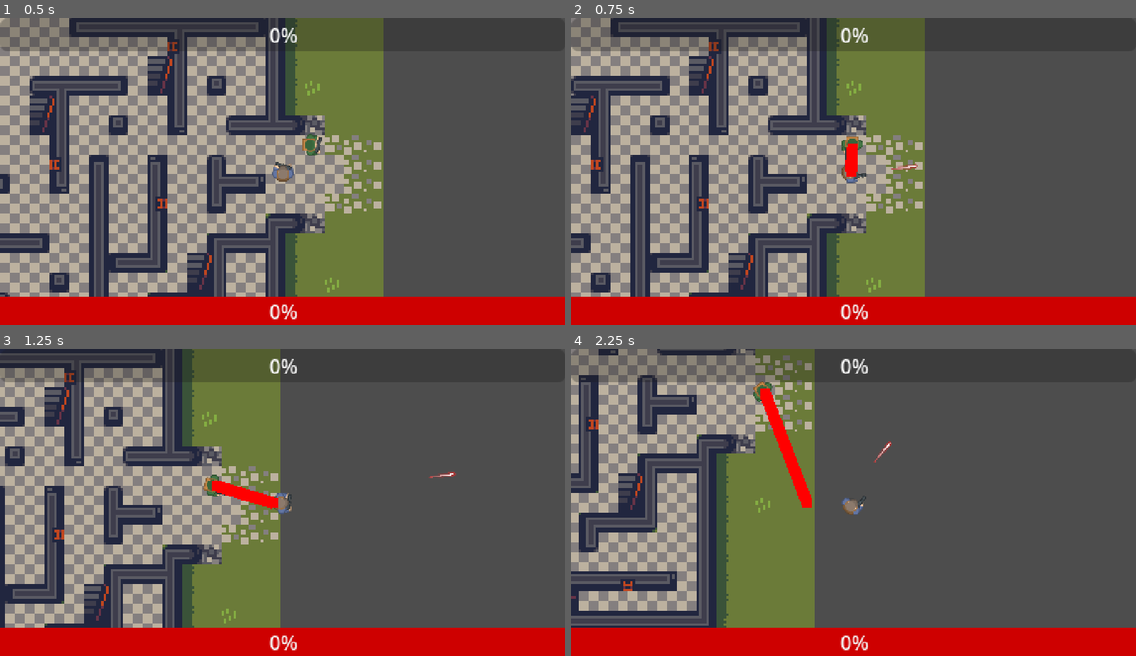
Above: before the commit, frames 1-4 (two rows, left to right).
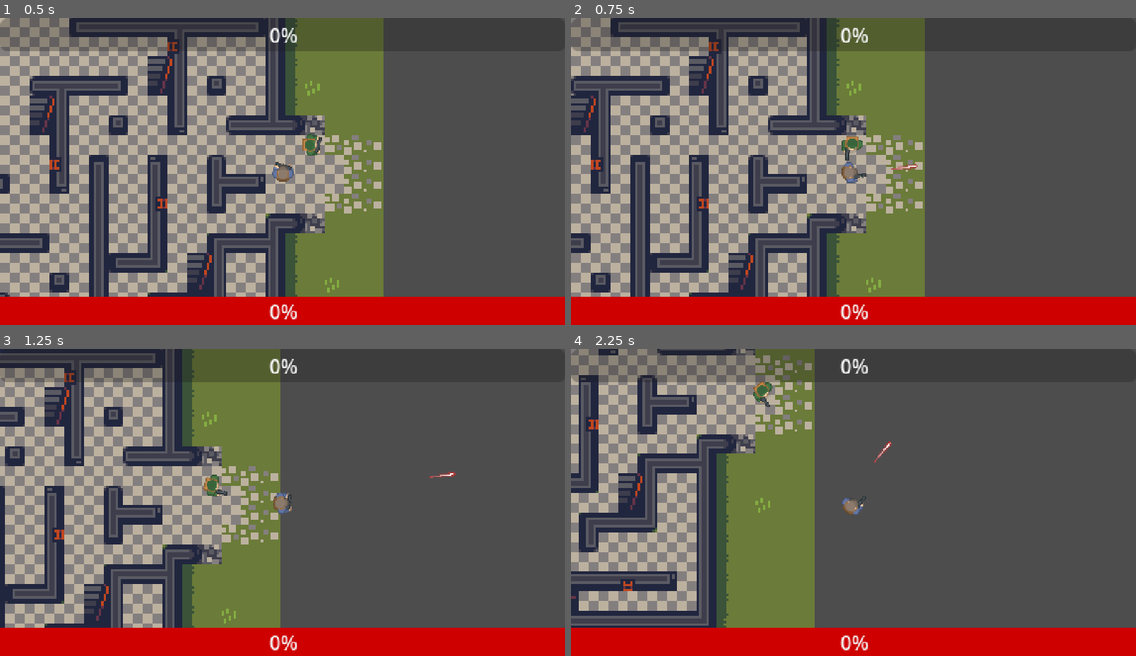
Above: after the commit, the same moments.

Repository: KeralaBlasters/year11godot
Game: Godot game, scene res://Scenes/Levels/Level1.tscn
The game is run twice, just before and just after one commit, with the same random seed, the same clock (stepped at 60 frames per second) and the same inputs.
Inputs (mouse positions are in pixels of both pictures, inside the frame that each line leads up to):
- Up to frame 1 (0.5 s): no input
- Up to frame 2 (0.75 s): tap Enter at 0.5 s; move the mouse to (977, 156) at 0.52 s; hold D (right) from 0.53 s (still down); click (977, 156) at 0.6 s
- Up to frame 3 (1.25 s): keep holding D (right)
- Up to frame 4 (2.25 s): move the mouse to (740, 517) at 1.27 s; release D (right) at 1.28 s; hold S (down) 1.28-2.03 s; click (740, 517) at 1.35 s; move the mouse to (910, 434) at 2.02 s; hold D (right) from 2.03 s (still down); click (910, 434) at 2.1 s

Frame 1 is identical in both runs. In frame 2, 0.2% of the frame differs, in the area x 48-51%, y 40-52%; in frame 3, 0.5%; in frame 4, 0.9%, in the area x 33-43%, y 12-52%.

Commit message:
I worked on the music and changed the pathfinding debug
I made it so that the music gets more intense when the enemy is engaged. I also made it so that the path from the pathfinding is not visible.

Diff:
--- /dev/null
+++ b/Thekeralablastersgame/Scenes/Levels/information.tscn
@@ -0,0 +1,49 @@
+[gd_scene format=3 uid="uid://u841etiwslfp"]
+
+[node name="Information" type="Control"]
+layout_mode = 3
+anchors_preset = 15
+anchor_right = 1.0
+anchor_bottom = 1.0
+grow_horizontal = 2
+grow_vertical = 2
+
+[node name="Label" type="Label" parent="."]
+layout_mode = 1
+anchors_preset = 8
+anchor_left = 0.5
+anchor_top = 0.5
+anchor_right = 0.5
+anchor_bottom = 0.5
+offset_left = -150.0
+offset_top = -11.5
+offset_right = 150.0
+offset_bottom = 11.5
+grow_horizontal = 2
+grow_vertical = 2
+text = "The Kerala Blasters are the best football team in the world. In the "
+
+[node name="MarginContainer" type="MarginContainer" parent="."]
+layout_mode = 1
+anchors_preset = 7
+anchor_left = 0.5
+anchor_top = 1.0
+anchor_right = 0.5
+anchor_bottom = 1.0
+offset_left = -20.0
+offset_top = -40.0
+offset_right = 20.0
+grow_horizontal = 2
+grow_vertical = 0
+
+[node name="VBoxContainer" type="VBoxContainer" parent="MarginContainer"]
+custom_minimum_size = Vector2(300, 0)
+layout_mode = 2
+
+[node name="Button" type="Button" parent="MarginContainer/VBoxContainer"]
+custom_minimum_size = Vector2(0, 20)
+layout_mode = 2
+
+[node name="Button2" type="Button" parent="MarginContainer/VBoxContainer"]
+custom_minimum_size = Vector2(0, 20)
+layout_mode = 2
--- a/Thekeralablastersgame/Scenes/enemy.gd
+++ b/Thekeralablastersgame/Scenes/enemy.gd
@@ -1,4 +1,5 @@
 extends CharacterBody2D
+
 @onready var nav: NavigationAgent2D = $NavigationAgent2D
 @export var enemy_speed = 10
 var attacking = false
@@ -9,8 +10,16 @@
 @export var Enemy_bullet = PackedScene
 @export var enemy_health = 10
 
+@export var calmer_music_path:NodePath
+@export var intense_music_path: NodePath
+@onready var calmer_music = $CalmerMusic
+@onready var intense_music = $IntenseMusic
+
 enum state {IDLE, ATTACK}
 var enemy_anim_state = state.IDLE
+
+
+
 
 func _physics_process(delta):
 	if attacking:
@@ -18,7 +27,6 @@
 		enemy_anim_state = state.ATTACK
 	else:
 		enemy_anim_state = state.IDLE
-
 
 
 	if player:
@@ -29,6 +37,9 @@
 		#velocity = transform.x * enemy_speed
 		move_and_slide()
 	update_enemy_animation()
+
+
+
 
 func update_enemy_animation():
 	match enemy_anim_state:
@@ -41,11 +52,13 @@
 func _on_detect_player_area_body_entered(body):
 	player = body
 	attacking = true
+	change_music()
 
 
 func _on_detect_player_area_body_exited(body):
 	player = null
 	attacking = false
+	change_music()
 
 
 func take_damage(dmg):
@@ -53,3 +66,9 @@
 	enemy_health - 10
 	if enemy_health <= 0:
 		queue_free()
+
+func change_music():
+	if attacking:
+		MusicPlayer.playintense()
+	else:
+		MusicPlayer.playcalmer()
--- a/Thekeralablastersgame/Scenes/enemy.tscn
+++ b/Thekeralablastersgame/Scenes/enemy.tscn
@@ -1,8 +1,10 @@
-[gd_scene load_steps=9 format=3 uid="uid://c4y2p5gj54p5q"]
+[gd_scene load_steps=11 format=3 uid="uid://c4y2p5gj54p5q"]
 
 [ext_resource type="Script" path="res://Scenes/enemy.gd" id="1_qvcea"]
 [ext_resource type="Texture2D" uid="uid://crefcvtaf4mx0" path="res://Sprites/EnemyIdle.png" id="1_vu0pt"]
 [ext_resource type="Texture2D" uid="uid://c6yridohsmpk2" path="res://Sprites/EnemyShoot.png" id="2_ocfbl"]
+[ext_resource type="AudioStream" uid="uid://3mrxcjdwll11" path="res://Sounds/Glitch in the System (calmer music).mp3" id="4_dc0c8"]
+[ext_resource type="AudioStream" uid="uid://dwsumvamlnvl7" path="res://Sounds/Pixelated Dreams (intense music).mp3" id="5_toebj"]
 
 [sub_resource type="CircleShape2D" id="CircleShape2D_ymxhh"]
 radius = 14.0357
@@ -121,10 +123,15 @@
 target_desired_distance = 2.0
 path_max_distance = 20.0
 avoidance_enabled = true
-debug_enabled = true
 debug_path_custom_color = Color(1, 0, 1, 1)
 debug_path_custom_point_size = 5.9
 debug_path_custom_line_width = 4.83
 
+[node name="CalmerMusic" type="AudioStreamPlayer2D" parent="."]
+stream = ExtResource("4_dc0c8")
+
+[node name="IntenseMusic" type="AudioStreamPlayer2D" parent="."]
+stream = ExtResource("5_toebj")
+
 [connection signal="body_entered" from="DetectPlayerArea" to="." method="_on_detect_player_area_body_entered"]
 [connection signal="body_exited" from="DetectPlayerArea" to="." method="_on_detect_player_area_body_exited"]
--- /dev/null
+++ b/Thekeralablastersgame/Scenes/intensemusic.tscn
@@ -0,0 +1,14 @@
+[gd_scene load_steps=3 format=3 uid="uid://dl5r16kgmgwgn"]
+
+[ext_resource type="AudioStream" uid="uid://dwsumvamlnvl7" path="res://Sounds/Pixelated Dreams (intense music).mp3" id="1_yth67"]
+[ext_resource type="AudioStream" uid="uid://3mrxcjdwll11" path="res://Sounds/Glitch in the System (calmer music).mp3" id="2_8h6i8"]
+
+[node name="music_player" type="Node2D"]
+
+[node name="intensemusic" type="AudioStreamPlayer2D" parent="."]
+position = Vector2(40, 111)
+stream = ExtResource("1_yth67")
+
+[node name="calmmusic" type="AudioStreamPlayer2D" parent="."]
+position = Vector2(53, 192)
+stream = ExtResource("2_8h6i8")
--- /dev/null
+++ b/Thekeralablastersgame/Scenes/music_player.gd
@@ -0,0 +1,20 @@
+extends Node2D
+
+func playintense():
+	$intensemusic.play()
+	$calmmusic.stop()
+
+func playcalmer():
+	$calmmusic.play()
+	$intensemusic.stop()
+
+
+
+# Called when the node enters the scene tree for the first time.
+func _ready() -> void:
+	pass # Replace with function body.
+
+
+# Called every frame. 'delta' is the elapsed time since the previous frame.
+func _process(delta: float) -> void:
+	pass
--- /dev/null
+++ b/Thekeralablastersgame/Scenes/music_player.tscn
@@ -0,0 +1,16 @@
+[gd_scene load_steps=4 format=3 uid="uid://de1d6wxy2qvh3"]
+
+[ext_resource type="Script" path="res://Scenes/music_player.gd" id="1_6lcef"]
+[ext_resource type="AudioStream" uid="uid://dwsumvamlnvl7" path="res://Sounds/Pixelated Dreams (intense music).mp3" id="1_ireab"]
+[ext_resource type="AudioStream" uid="uid://3mrxcjdwll11" path="res://Sounds/Glitch in the System (calmer music).mp3" id="2_bvr6m"]
+
+[node name="music_player" type="Node2D"]
+script = ExtResource("1_6lcef")
+
+[node name="intensemusic" type="AudioStreamPlayer2D" parent="."]
+position = Vector2(40, 111)
+stream = ExtResource("1_ireab")
+
+[node name="calmmusic" type="AudioStreamPlayer2D" parent="."]
+position = Vector2(53, 192)
+stream = ExtResource("2_bvr6m")
--- a/Thekeralablastersgame/project.godot
+++ b/Thekeralablastersgame/project.godot
@@ -19,6 +19,7 @@
 
 PlayerStats="*res://Singletons/player_stats.gd"
 BulletStats="*res://Singletons/bullet_stats.gd"
+MusicPlayer="*res://Scenes/music_player.tscn"
 
 [display]
 
